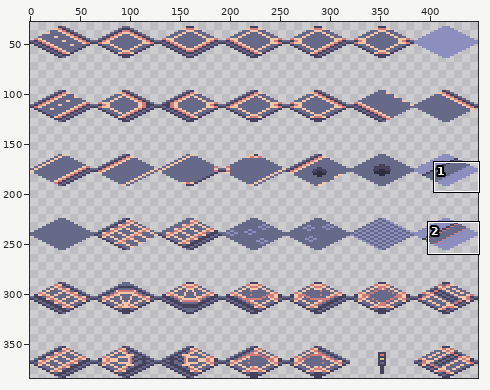
Edited in one commit: sprite sheet (Ankara/Assets/Sprites/yollar.png). Above: a wide view before the commit, with the close-up outlined.
Close-up. Before the commit:
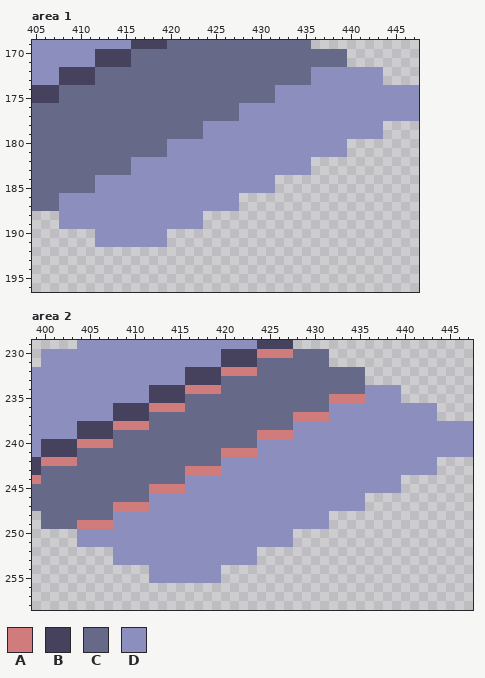
The file is 448x384 pixels. Shown: area 1: x 405..447, y 169..196; area 2: x 399..447, y 229..258. The wide view leaves out empty margins. The commit also changed other parts of the picture, which this record leaves out.
Palette (. is transparent): A #d17c7c  B #46425e  C #676988  D #8c8fbd
Pixels before, area 1, first column x 405:
169 DDDDDDDDDDDBBBBCCCCCCCCCCCCCCCC............
170 DDDDDDDBBBBCCCCCCCCCCCCCCCCCCCCCCCC........
171 DDDDDDDBBBBCCCCCCCCCCCCCCCCCCCCCCCC........
172 DDDBBBBCCCCCCCCCCCCCCCCCCCCCCCCDDDDDDDD....
173 DDDBBBBCCCCCCCCCCCCCCCCCCCCCCCCDDDDDDDD....
174 BBBCCCCCCCCCCCCCCCCCCCCCCCCDDDDDDDDDDDDDDDD
175 BBBCCCCCCCCCCCCCCCCCCCCCCCCDDDDDDDDDDDDDDDD
176 CCCCCCCCCCCCCCCCCCCCCCCDDDDDDDDDDDDDDDDDDDD
177 CCCCCCCCCCCCCCCCCCCCCCCDDDDDDDDDDDDDDDDDDDD
178 CCCCCCCCCCCCCCCCCCCDDDDDDDDDDDDDDDDDDDD....
179 CCCCCCCCCCCCCCCCCCCDDDDDDDDDDDDDDDDDDDD....
180 CCCCCCCCCCCCCCCDDDDDDDDDDDDDDDDDDDD........
181 CCCCCCCCCCCCCCCDDDDDDDDDDDDDDDDDDDD........
182 CCCCCCCCCCCDDDDDDDDDDDDDDDDDDDD............
183 CCCCCCCCCCCDDDDDDDDDDDDDDDDDDDD............
184 CCCCCCCDDDDDDDDDDDDDDDDDDDD................
185 CCCCCCCDDDDDDDDDDDDDDDDDDDD................
186 CCCDDDDDDDDDDDDDDDDDDDD....................
187 CCCDDDDDDDDDDDDDDDDDDDD....................
188 ...DDDDDDDDDDDDDDDD........................
189 ...DDDDDDDDDDDDDDDD........................
190 .......DDDDDDDD............................
191 .......DDDDDDDD............................
Pixels before, area 2, first column x 399:
229 .....DDDDDDDDDDDDDDDDDDDDBBBB....................
230 .DDDDDDDDDDDDDDDDDDDDBBBBAAAACCCC................
231 .DDDDDDDDDDDDDDDDDDDDBBBBCCCCCCCC................
232 DDDDDDDDDDDDDDDDDBBBBAAAACCCCCCCCCCCC............
233 DDDDDDDDDDDDDDDDDBBBBCCCCCCCCCCCCCCCC............
234 DDDDDDDDDDDDDBBBBAAAACCCCCCCCCCCCCCCCDDDD........
235 DDDDDDDDDDDDDBBBBCCCCCCCCCCCCCCCCAAAADDDD........
236 DDDDDDDDDBBBBAAAACCCCCCCCCCCCCCCCDDDDDDDDDDDD....
237 DDDDDDDDDBBBBCCCCCCCCCCCCCCCCAAAADDDDDDDDDDDD....
238 DDDDDBBBBAAAACCCCCCCCCCCCCCCCDDDDDDDDDDDDDDDDDDDD
239 DDDDDBBBBCCCCCCCCCCCCCCCCAAAADDDDDDDDDDDDDDDDDDDD
240 DBBBBAAAACCCCCCCCCCCCCCCCDDDDDDDDDDDDDDDDDDDDDDDD
241 DBBBBCCCCCCCCCCCCCCCCAAAADDDDDDDDDDDDDDDDDDDDDDDD
242 BAAAACCCCCCCCCCCCCCCCDDDDDDDDDDDDDDDDDDDDDDDD....
243 BCCCCCCCCCCCCCCCCAAAADDDDDDDDDDDDDDDDDDDDDDDD....
244 ACCCCCCCCCCCCCCCCDDDDDDDDDDDDDDDDDDDDDDDD........
245 CCCCCCCCCCCCCAAAADDDDDDDDDDDDDDDDDDDDDDDD........
246 CCCCCCCCCCCCCDDDDDDDDDDDDDDDDDDDDDDDD............
247 CCCCCCCCCAAAADDDDDDDDDDDDDDDDDDDDDDDD............
248 .CCCCCCCCDDDDDDDDDDDDDDDDDDDDDDDD................
249 .CCCCAAAADDDDDDDDDDDDDDDDDDDDDDDD................
250 .....DDDDDDDDDDDDDDDDDDDDDDDD....................
251 .....DDDDDDDDDDDDDDDDDDDDDDDD....................
252 .........DDDDDDDDDDDDDDDD........................
253 .........DDDDDDDDDDDDDDDD........................
254 .............DDDDDDDD............................
255 .............DDDDDDDD............................
Once edited:
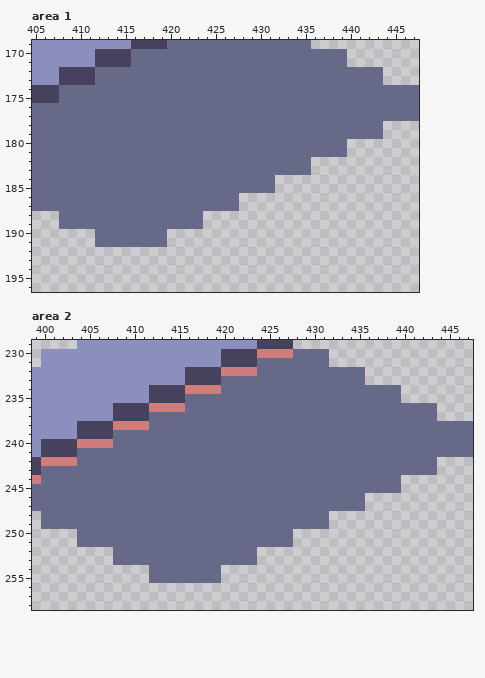
The edit:
Changed rows in their new state; - is an unchanged pixel.
Area 1:
first column x 408:
172 ----------------------------CCCCCCCC----
173 ----------------------------CCCCCCCC----
174 ------------------------CCCCCCCCCCCCCCCC
175 ------------------------CCCCCCCCCCCCCCCC
176 --------------------CCCCCCCCCCCCCCCCCCCC
177 --------------------CCCCCCCCCCCCCCCCCCCC
178 ----------------CCCCCCCCCCCCCCCCCCCC----
179 ----------------CCCCCCCCCCCCCCCCCCCC----
180 ------------CCCCCCCCCCCCCCCCCCCC--------
181 ------------CCCCCCCCCCCCCCCCCCCC--------
182 --------CCCCCCCCCCCCCCCCCCCC------------
183 --------CCCCCCCCCCCCCCCCCCCC------------
184 ----CCCCCCCCCCCCCCCCCCCC----------------
185 ----CCCCCCCCCCCCCCCCCCCC----------------
186 CCCCCCCCCCCCCCCCCCCC--------------------
187 CCCCCCCCCCCCCCCCCCCC--------------------
188 CCCCCCCCCCCCCCCC------------------------
189 CCCCCCCCCCCCCCCC------------------------
190 ----CCCCCCCC----------------------------
191 ----CCCCCCCC----------------------------
Area 2:
first column x 404:
234 --------------------------------CCCC--------
235 ----------------------------CCCCCCCC--------
236 ----------------------------CCCCCCCCCCCC----
237 ------------------------CCCCCCCCCCCCCCCC----
238 ------------------------CCCCCCCCCCCCCCCCCCCC
239 --------------------CCCCCCCCCCCCCCCCCCCCCCCC
240 --------------------CCCCCCCCCCCCCCCCCCCCCCCC
241 ----------------CCCCCCCCCCCCCCCCCCCCCCCCCCCC
242 ----------------CCCCCCCCCCCCCCCCCCCCCCCC----
243 ------------CCCCCCCCCCCCCCCCCCCCCCCCCCCC----
244 ------------CCCCCCCCCCCCCCCCCCCCCCCC--------
245 --------CCCCCCCCCCCCCCCCCCCCCCCCCCCC--------
246 --------CCCCCCCCCCCCCCCCCCCCCCCC------------
247 ----CCCCCCCCCCCCCCCCCCCCCCCCCCCC------------
248 ----CCCCCCCCCCCCCCCCCCCCCCCC----------------
249 CCCCCCCCCCCCCCCCCCCCCCCCCCCC----------------
250 CCCCCCCCCCCCCCCCCCCCCCCC--------------------
251 CCCCCCCCCCCCCCCCCCCCCCCC--------------------
252 ----CCCCCCCCCCCCCCCC------------------------
253 ----CCCCCCCCCCCCCCCC------------------------
254 --------CCCCCCCC----------------------------
255 --------CCCCCCCC----------------------------
